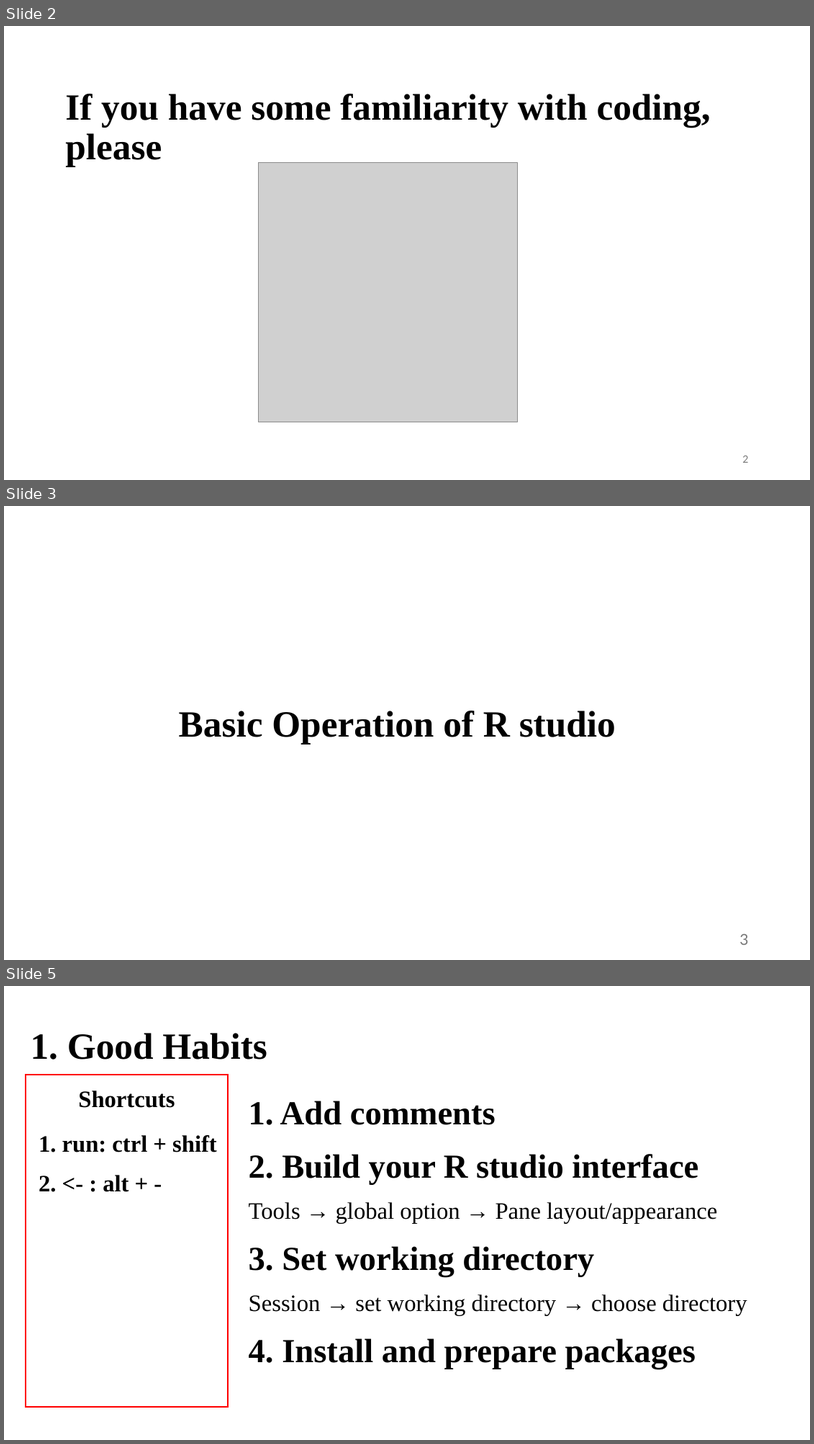
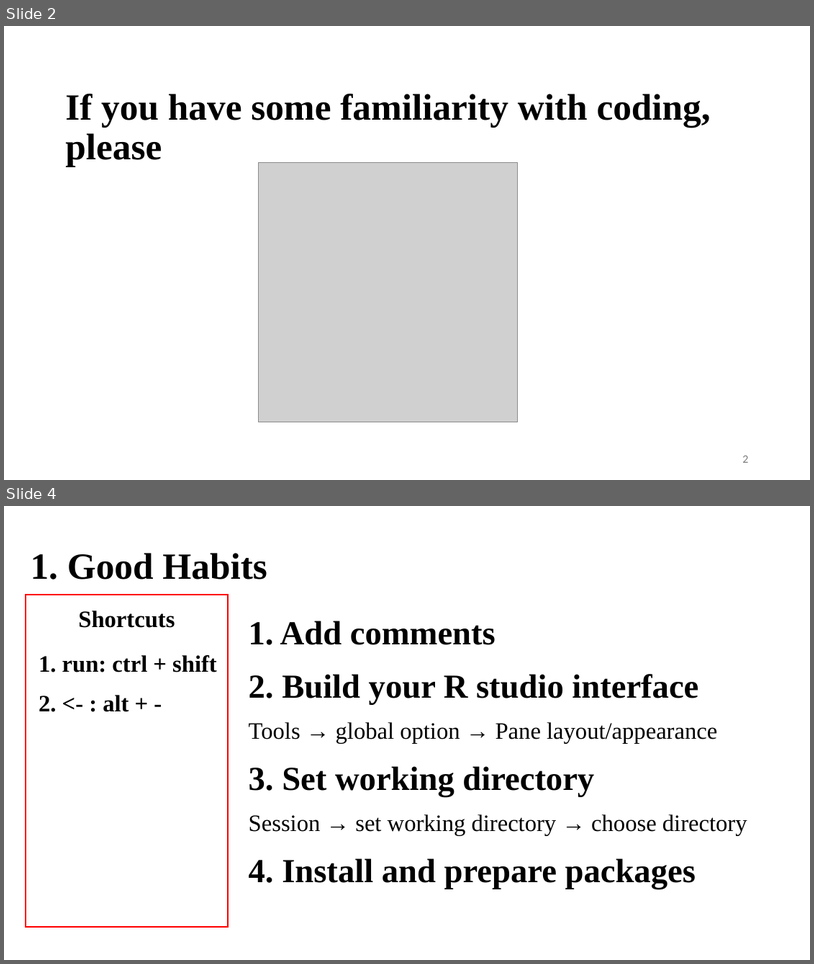
Before and after one commit to yunxiao-li-psych/R-workshop-at-UoW, a slide deck: Basic Operation of R/Part 1/250613_R studio instruction.pptx. Shown one above the other, each under a label of ours: slides 2, 3 and 5 before the commit, slides 2 and 4 after it; the slides between them are not shown. The pictures are 814x1444 and 814x964 pixels, drawn with LibreOffice and Linux fonts; fonts in the diff are those of the drawing; grey boxes stand for pictures; background and template pictures are left out. Boxes give left, top, right and bottom in pixels: in the first picture for what was removed or moved away, otherwise in the second. Text is boxed around its words. In the diff, an @@ line names an element or a change of style, - is before the commit and + after.

```diff
--- a/Basic Operation of R/Part 1/250613_R studio instruction.pptx
+++ b/Basic Operation of R/Part 1/250613_R studio instruction.pptx
@@ slide 3 removed at (x1=4, y1=506, x2=810, y2=960), background #FFFFFF @@
@@ text removed at (x1=179, y1=710, x2=616, y2=744) @@
-Basic Operation of R studio
@@ page number removed at (x1=740, y1=934, x2=748, y2=944) @@
-3
@@ what was slide 5 is now slide 4 @@
```
Also in this commit, not shown: 10 slides changed, 1 slide added, 1 other slide removed.
